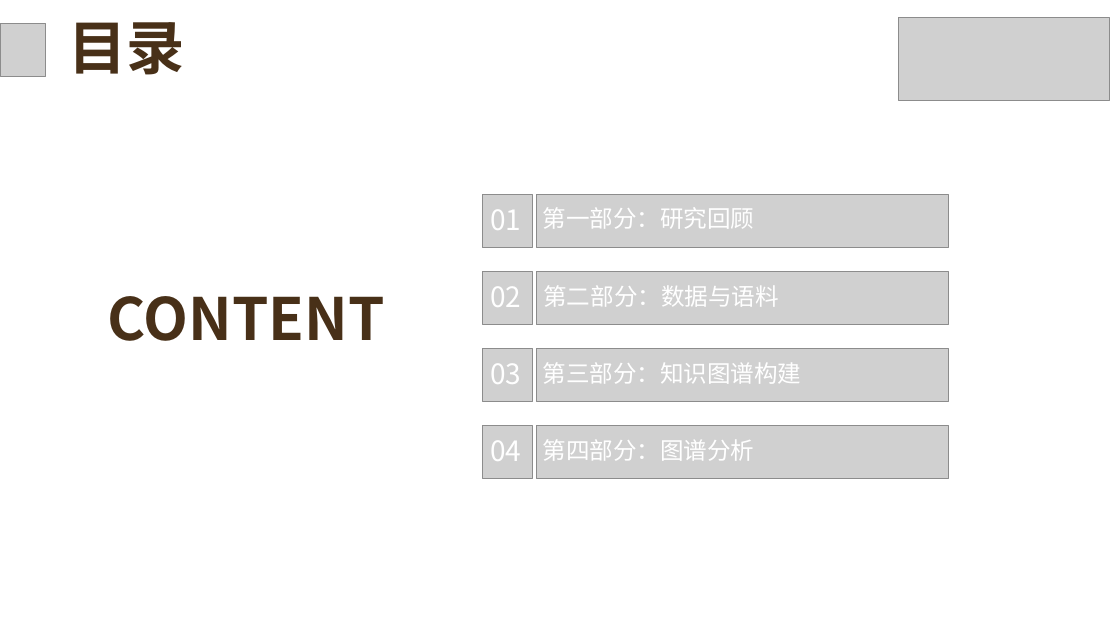
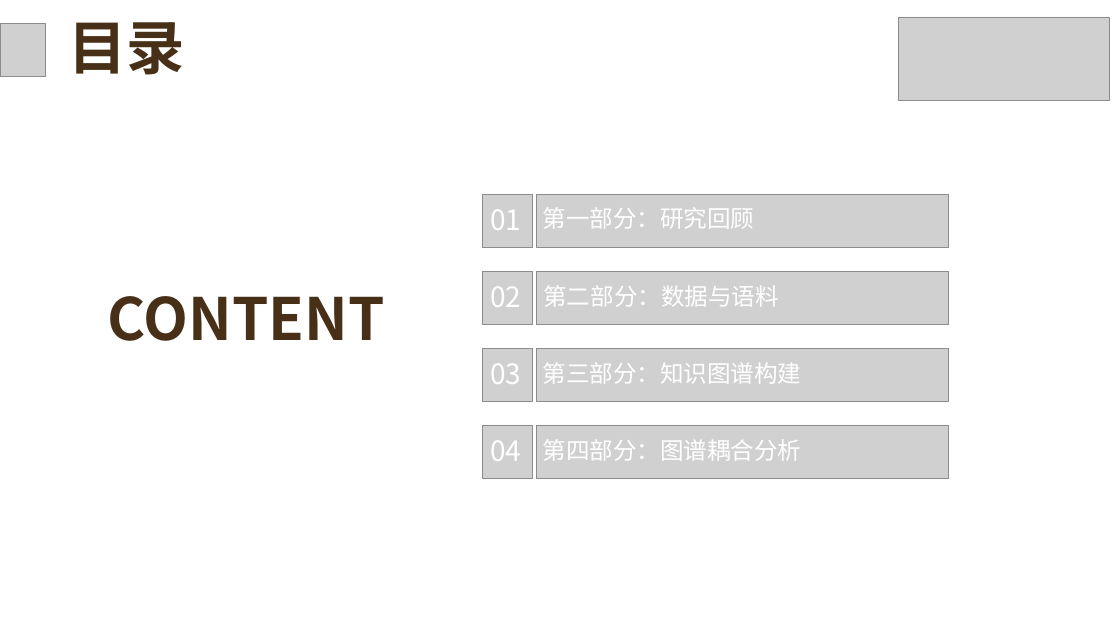
Before and after one commit to Archdogms/knowledge_graph, a slide deck: slide 2 of docs/ppt/孟帅_毕设中期final.pptx. Drawn at 1120x630 pixels with LibreOffice and Linux fonts; fonts in the diff are those of the drawing; grey boxes stand for pictures. Boxes give left, top, right and bottom in pixels: in the first picture for what was removed or moved away, otherwise in the second. Text is boxed around its words. In the diff, an @@ line names an element or a change of style, - is before the commit and + after.

```diff
--- a/docs/ppt/孟帅_毕设中期final.pptx
+++ b/docs/ppt/孟帅_毕设中期final.pptx
@@ text at (543, 440, 802, 461): text changed @@
-第四部分：图谱分析
+第四部分：图谱耦合分析
```
Also in this commit, not shown: 6 other slides changed, 4 slides added, 4 slides removed, 13 other files.
